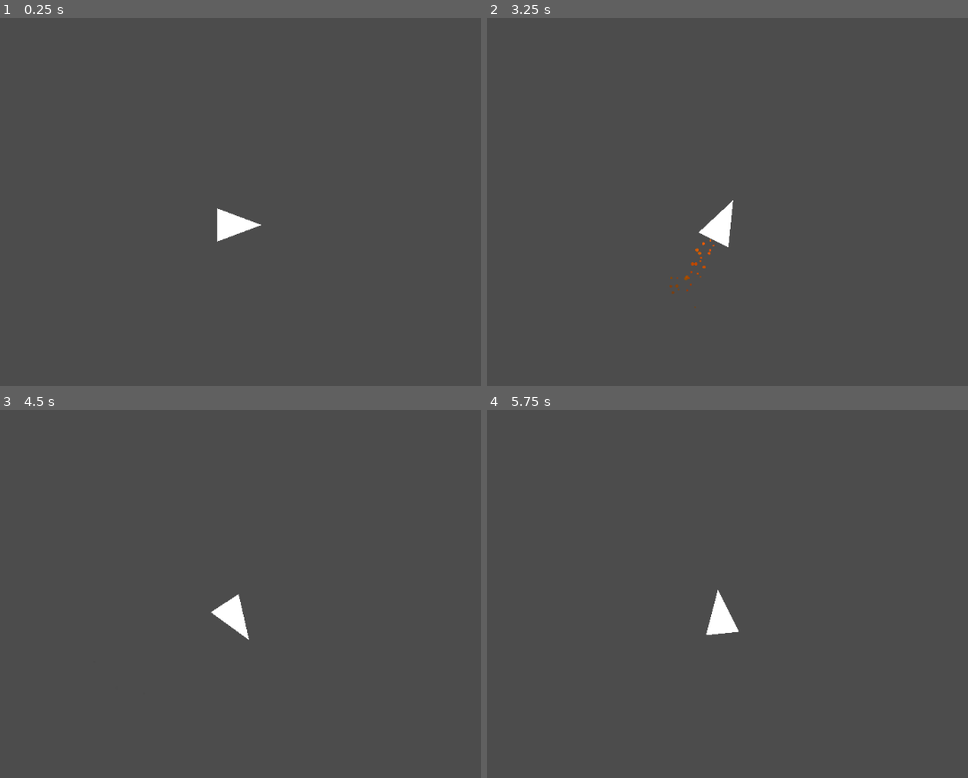
Above: before the commit, frames 1-4 (two rows, left to right).
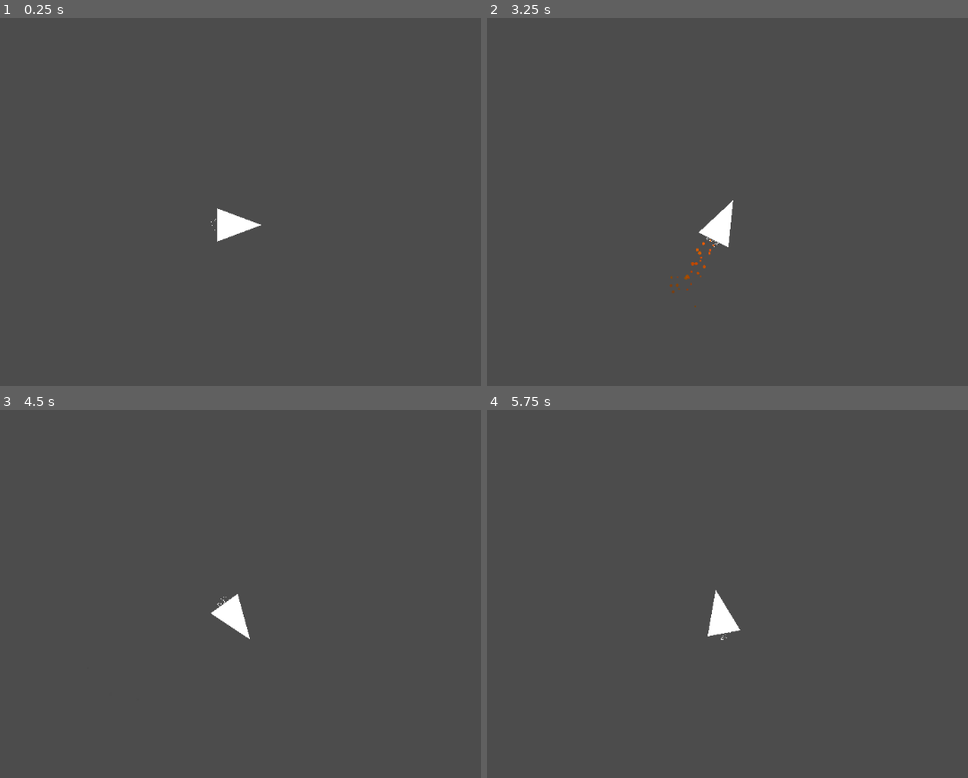
Above: after the commit, the same moments.

Repository: Insta-x/boost-racer
Game: Godot game, scene res://Src/SampleWorld.tscn
Same seed, same stepped clock (60 frames per second), same inputs: the game is played once before the commit and once after it. The project has no main scene, so this scene is started directly.
Inputs:
- Up to frame 1 (0.25 s): no input
- Up to frame 2 (3.25 s): hold D (turn_right) 0.53-1.28 s; hold Shift (boost) 0.53-1.28 s; hold Space (brake) 1.28-2.03 s; tap Shift (boost) at 1.35, 2.85 s; hold D (turn_right) 2.03-2.78 s; hold Shift (boost) 2.03-2.78 s; hold W (thrust) from 2.78 s (still down)
- Up to frame 3 (4.5 s): release W (thrust) at 3.53 s; hold Shift (boost) 3.53-4.28 s; hold A (turn_left) from 3.53 s (still down); tap Shift (boost) at 4.35 s
- Up to frame 4 (5.75 s): release A (turn_left) at 5.03 s; hold Space (brake) from 5.03 s (still down); hold Shift (boost) from 5.03 s (still down)

The runs differ from the first frame. In frame 1, less than 0.1% of the frame differs, in the area x 43-45%, y 54-58%; in frame 2, less than 0.1%; in frame 3, less than 0.1%; in frame 4, 0.1%, in the area x 45-53%, y 48-63%.

Commit message:
boost charge particles

Diff:
--- a/Src/Racer/PlayerRacer.tscn
+++ b/Src/Racer/PlayerRacer.tscn
@@ -1,7 +1,26 @@
-[gd_scene load_steps=3 format=2]
+[gd_scene load_steps=4 format=2]
 
 [ext_resource path="res://Src/Racer/Racer.tscn" type="PackedScene" id=1]
 [ext_resource path="res://Src/Racer/PlayerRacer.gd" type="Script" id=2]
 
+[sub_resource type="ParticlesMaterial" id=1]
+emission_shape = 5
+emission_ring_radius = 10.0
+emission_ring_inner_radius = 8.0
+emission_ring_height = 1.0
+emission_ring_axis = Vector3( 0, 0, 1 )
+flag_disable_z = true
+gravity = Vector3( 0, 0, 0 )
+orbit_velocity = 0.0
+orbit_velocity_random = 0.0
+radial_accel = -20.0
+radial_accel_random = 0.5
+color = Color( 1.5, 1.5, 1.5, 1 )
+
 [node name="PlayerRacer" instance=ExtResource( 1 )]
 script = ExtResource( 2 )
+
+[node name="BoostChargeParticles" type="Particles2D" parent="." index="5"]
+position = Vector2( -24, 0 )
+amount = 36
+process_material = SubResource( 1 )
--- a/Src/Racer/Racer.gd
+++ b/Src/Racer/Racer.gd
@@ -5,6 +5,7 @@
 
 onready var thrusting_particles := $ThrustingParticles
 onready var boosting_particles := $BoostingParticles
+onready var dash_cooldown_timer := $DashCooldownTimer
 
 var thrusting := false setget set_thrusting
 var turning := 0
@@ -16,6 +17,7 @@
 var boost_force := 400.0
 var max_speed := 300.0
 var max_boost_speed := 1000.0
+var can_boost := true
 
 
 func _integrate_forces(state: Physics2DDirectBodyState) -> void:
@@ -41,15 +43,26 @@
 
 
 func boost() -> void:
+	if not can_boost:
+		return
+
+	can_boost = false
 	self.boosting = true
 	yield(get_tree().create_timer(1.5), "timeout")
 	self.boosting = false
+
+	dash_cooldown_timer.start()
 
 
 func set_thrusting(value: bool) -> void:
 	thrusting = value
 	thrusting_particles.emitting = thrusting
 
+
 func set_boosting(value: bool) -> void:
 	boosting = value
 	boosting_particles.emitting = boosting
+
+
+func _on_DashCooldownTimer_timeout() -> void:
+	can_boost = true
--- a/Src/Racer/Racer.tscn
+++ b/Src/Racer/Racer.tscn
@@ -78,3 +78,9 @@
 local_coords = false
 process_material = SubResource( 4 )
 texture = ExtResource( 2 )
+
+[node name="DashCooldownTimer" type="Timer" parent="."]
+wait_time = 5.0
+one_shot = true
+
+[connection signal="timeout" from="DashCooldownTimer" to="." method="_on_DashCooldownTimer_timeout"]
